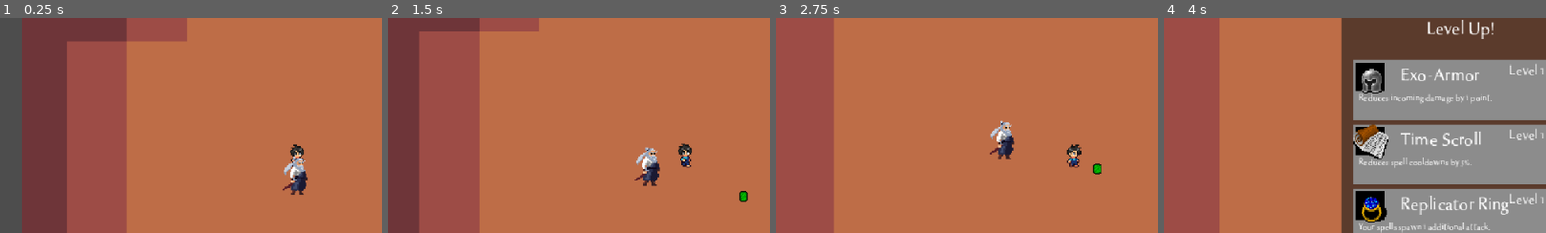
Above: before the commit, frames 1-4 (left to right).
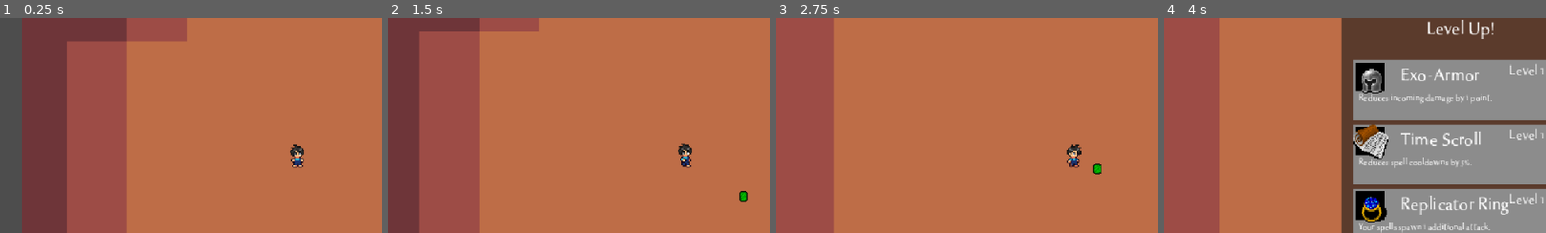
Above: after the commit, the same moments.

Repository: DavidRiusB/HeroCitySiege
Game: Godot game, scene res://world/world.tscn
The game is run twice, just before and just after one commit, with the same random seed, the same clock (stepped at 60 frames per second) and the same inputs. Sound files missing from this copy of the repository are replaced by a short silence.
Inputs (mouse positions are % of the whole screen's width and height, from its top left):
- Up to frame 1 (0.25 s): no input
- Up to frame 2 (1.5 s): move the mouse to (72, 45) at 0.52 s; press the mouse at (72, 45) at 0.53 s; hold D (right) 0.53-1.28 s; move the mouse to (30, 55) at 1.27 s; release the mouse at (30, 55) at 1.28 s; hold S (down) from 1.28 s (still down); click (30, 55) at 1.35 s
- Up to frame 3 (2.75 s): move the mouse to (60, 28) at 2.02 s; release S (down) at 2.03 s; press the mouse at (60, 28) at 2.03 s; hold D (right) from 2.03 s (still down)
- Up to frame 4 (4 s): move the mouse to (45, 70) at 2.77 s; release D (right) at 2.78 s; release the mouse at (45, 70) at 2.78 s; hold W (up) 2.78-3.53 s; click (45, 70) at 2.85 s; tap Enter at 3.5 s; move the mouse to (80, 65) at 3.52 s; press the mouse at (80, 65) at 3.53 s; hold A (left) from 3.53 s (still down)
The pictures show only the part of the screen within x 11-61%, y 18-68%; the shares and areas given below are measured in that part.

The runs differ from the first frame. In frame 1, 0.7% of the frame differs, in the area x 74-81%, y 64-83%; in frame 2, 0.7%, in the area x 64-72%, y 60-79%; in frame 3, 0.7%; in frame 4, nothing differs.

Commit message:
Sidekick manager
Add manager set up upgrades adn instantiation
fix bug in upgrade manager so uniques upgreas are stored and manager keep tracks correctly of updates

Diff:
--- a/Utility/item_option.gd
+++ b/Utility/item_option.gd
@@ -4,6 +4,7 @@
 
 # Default fallback item if nothing is passed
 const DEFAULT_UPGRADE = {
+	"upgrade" :	{
 	"icon": preload("res://assets/items/Upgrades/chunk.png"),
 	"display_name": "MedPAd",
 	"details": "Restores 20 health.",
@@ -11,8 +12,10 @@
 	"prerequisite": [],
 	"type": "item"
 }
+	}
 
-var upgrade: Dictionary = {}  # Always treat it as a Dictionary
+
+var upgrade = {}  # Always treat it as a Dictionary
 
 @onready var hub = get_tree().get_first_node_in_group("hub")
 @onready var icon = $ColorRect/Icon
@@ -25,6 +28,7 @@
 func _ready() -> void:
 	connect("selected_upgrade", Callable(hub, "upgrade_character"))
 	update_card_info(upgrade)
+	print("in card", upgrade)
 
 func _input(event):
 	if event.is_action_pressed("click") and mouse_over:
@@ -37,11 +41,14 @@
 	mouse_over = false
 
 func update_card_info(upgrade_data: Dictionary) -> void:
-	upgrade = DEFAULT_UPGRADE if upgrade_data.is_empty() else upgrade_data
+	if upgrade_data.is_empty():
+		upgrade_data = DEFAULT_UPGRADE
+
+
 
 
 	# Update visuals
-	icon.texture = load(upgrade["icon"]) if typeof(upgrade["icon"]) == TYPE_STRING else upgrade["icon"]
-	lbl_name.text = upgrade["display_name"]
-	lbl_description.text = upgrade["details"]
-	lbl_level.text = "Level %d" % upgrade["level"]
+	icon.texture = load(upgrade_data["upgrade"]["icon"]) if typeof(upgrade_data["upgrade"]["icon"]) == TYPE_STRING else upgrade_data["upgrade"]["icon"]
+	lbl_name.text = upgrade_data["upgrade"]["display_name"]
+	lbl_description.text = upgrade_data["upgrade"]["details"]
+	lbl_level.text = "Level %d" % upgrade_data["upgrade"]["level"]
--- a/data/sidekicks/sidekick_dev_upgrades.gd
+++ b/data/sidekicks/sidekick_dev_upgrades.gd
@@ -4,6 +4,8 @@
 
 const SIDEKICK_UPGRADES = {
 	"sidekick_dev1": {
+		"name": "sidekick_dev",
+		"path":"res://scenes/sidekick/sidekick_dev.tscn",
 		"icon": ICON,
 		"display_name": "Sidekick Strike I",
 		"details": "The samurai dashes and slices through enemies.",
@@ -12,6 +14,7 @@
 		"type": "sidekick"
 	},
 	"sidekick_dev2": {
+		"name": "sidekick_dev",
 		"icon": ICON,
 		"display_name": "Sidekick Strike II",
 		"details": "The samurai dashes and slices enemies twice in quick succession.",
--- /dev/null
+++ b/managers/SidekickManager.gd
@@ -0,0 +1,44 @@
+extends Node
+
+var active_sidekicks = {}
+
+func sidekick_upgrade(upgrade):
+	if upgrade["level"] > 1:
+		var sidekick = active_sidekicks[upgrade["name"]]
+		sidekick["node"].level = upgrade["level"]
+		sidekick["node"].set_stats()
+
+
+	else:
+		new_sidekick(upgrade)
+
+
+func new_sidekick(upgrade):
+
+	var packed_scene = load(upgrade["path"])
+
+	if packed_scene and packed_scene is PackedScene:
+		var new_sidekick = packed_scene.instantiate()
+
+
+		active_sidekicks[upgrade["name"]] = {
+			"name": upgrade["name"],
+			"node": new_sidekick
+		}
+
+		var world = get_tree().get_first_node_in_group("world")
+
+		world.add_child(new_sidekick)
+		new_sidekick.global_position = get_initial_position()
+	else:
+		push_error("Could not load or instantiate sidekick from: " + upgrade["path"])
+		return null
+
+
+func get_initial_position() -> Vector2:
+	var player = get_tree().get_first_node_in_group("player")
+	if player:
+		var angle = randf() * TAU  # Random angle in radians
+		var offset = Vector2(cos(angle), sin(angle)) * 100
+		return player.global_position + offset
+	return Vector2.ZERO
--- a/managers/UpgradeManager.gd
+++ b/managers/UpgradeManager.gd
@@ -5,16 +5,16 @@
 var hero = null
 var upgrades = preload("res://data/general/general_upgrades.gd")
 
-var collected_upgrades = []
-var all_upgrades = {} # ← Unified dictionary
-var upgrades_pool = [] # ← Just the keys, for random selection
+var collected_upgrades = {}  # Dictionary to store collected upgrades
+var all_upgrades = {}  # Unified dictionary
+var upgrades_pool = []  # Just the keys, for random selection
 
 func _ready() -> void:
 	load_sidekicks()
 	merge_all_upgrades()
 	# Example preview
-	print(get_random_upgrades(3))
-
+	var selected_upgrades = get_random_upgrades(3)
+	print("Selected upgrades:", selected_upgrades)
 
 func load_sidekicks():
 	var dir = DirAccess.open("res://data/sidekicks/")
@@ -38,30 +38,27 @@
 	all_upgrades.merge(sidekick)
 	upgrades_pool = all_upgrades.keys()
 
-
 func get_random_upgrades(count: int = 3) -> Array:
 	var valid_keys = []
 
 	for key in upgrades_pool:
 		# Skip if already collected
-		if collected_upgrades.has(key):
+		if key in collected_upgrades:
 			continue
 
 		var upgrade = all_upgrades.get(key, null)
 		if upgrade == null:
 			continue
 
-
 		# Check for prerequisites
 		if "prerequisite" in upgrade and upgrade["prerequisite"].size() > 0:
 			var all_met = true
 			for prereq in upgrade["prerequisite"]:
-				if !collected_upgrades.has(prereq):
+				if prereq not in collected_upgrades:
 					all_met = false
 					break
 			if !all_met:
 				continue
-
 
 		# Passed all checks, add to valid keys
 		valid_keys.append(key)
@@ -70,13 +67,24 @@
 
 	var selected_upgrades = []
 	for i in range(min(count, valid_keys.size())):
-		selected_upgrades.append(all_upgrades[valid_keys[i]])
+		var key = valid_keys[i]
+		var upgrade = all_upgrades[key]
+		selected_upgrades.append({
+			"key": key,
+			"upgrade": upgrade
+		})
 
+	print("Selected upgrade keys and upgrades:", selected_upgrades)
 	return selected_upgrades
 
-func apply_upgrade(upgrade: Dictionary) -> void:
-	if !collected_upgrades.has(upgrade):
-		collected_upgrades.append(upgrade)
+func apply_upgrade(upgrade_key: String) -> void:
+	var upgrade = all_upgrades.get(upgrade_key, null)
+	if upgrade == null:
+		print("Invalid upgrade key:", upgrade_key)
+		return
+
+	if upgrade_key not in collected_upgrades:
+		collected_upgrades[upgrade_key] = upgrade
 
 	if upgrade.type == "upgrade":
 		var target = upgrade.get("target", null)
@@ -85,3 +93,7 @@
 		if target != null:
 			# Make sure the stat exists and safely update it
 			StatsManager.update(target, amount)
+	elif upgrade.type == "sidekick":
+		SidekickManager.sidekick_upgrade(upgrade)
+
+	print("Collected upgrades:", collected_upgrades)
--- a/project.godot
+++ b/project.godot
@@ -19,6 +19,7 @@
 GameManager="*res://managers/GameManager.gd"
 UpgradeManager="*res://managers/UpgradeManager.gd"
 StatsManager="*res://managers/StatsManager.gd"
+SidekickManager="*res://managers/SidekickManager.gd"
 
 [display]
 
--- a/scenes/sidekick/sidekick_dev.gd
+++ b/scenes/sidekick/sidekick_dev.gd
@@ -18,9 +18,9 @@
 
 # ==== Base Combat Stats ====
 var fire_rate = 4.0
-var damage = 10
+var damage = 0
 var knockback_amount = 100
-var paths = 3 # Number of simultaneous targets to attack
+var paths = 0 # Number of simultaneous targets to attack
 var attack_size = 1.0
 var attack_speed = 200.0
 
@@ -36,10 +36,11 @@
 	player = get_tree().get_first_node_in_group("player")
 	ability_timer.wait_time = fire_rate
 	animator.play("Idle")
+	set_stats()
 
 
 func update_javelin():
-	damage = 10
+	damage
 
 func _process(delta: float) -> void:
 	if not player:
@@ -130,3 +131,18 @@
 	else:
 		collision.call_deferred("set", "disabled", true)
 		animator.play("Run")
+
+func set_stats() -> void:
+	match level:
+		1:
+			damage = 5
+			paths = 1
+		2:
+			damage = 10
+			paths = 2
+		3:
+			damage = 15
+			paths = 3
+		_:
+			damage = 5
+			paths = 1
--- a/ui/hud.gd
+++ b/ui/hud.gd
@@ -49,8 +49,9 @@
 
 	get_tree().paused = true
 
-func upgrade_character(upgrade):
-	UpgradeManager.apply_upgrade(upgrade)
+func upgrade_character(selected_upgrade: Dictionary):
+	var upgrade_key = selected_upgrade["key"]
+	UpgradeManager.apply_upgrade(upgrade_key)
 	var options_children = upgrade_options.get_children()
 	for i in options_children:
 		i.queue_free()
--- a/world/world.tscn
+++ b/world/world.tscn
@@ -1,13 +1,12 @@
-[gd_scene load_steps=7 format=3 uid="uid://b4jybn3m6j67o"]
+[gd_scene load_steps=6 format=3 uid="uid://b4jybn3m6j67o"]
 
 [ext_resource type="Texture2D" uid="uid://c3laqnta1pgy5" path="res://assets/environments/Spring Tile.png" id="1_tcf2h"]
 [ext_resource type="PackedScene" uid="uid://u5d3ubsipudv" path="res://scenes/player/player.tscn" id="2_4717r"]
 [ext_resource type="PackedScene" uid="uid://tvc1ralorpit" path="res://enemy_spawner.tscn" id="3_4717r"]
 [ext_resource type="PackedScene" uid="uid://dwxdfipf11kve" path="res://objects/experiance_gem.tscn" id="4_h5o24"]
 [ext_resource type="PackedScene" uid="uid://be0mh4lb0454p" path="res://ui/hud.tscn" id="5_mmdvd"]
-[ext_resource type="PackedScene" uid="uid://bpaithkkkj7ab" path="res://scenes/sidekick/sidekick_dev.tscn" id="6_fn3g3"]
 
-[node name="World" type="Node2D"]
+[node name="World" type="Node2D" groups=["world"]]
 
 [node name="Background" type="Sprite2D" parent="."]
 texture_filter = 1
@@ -39,5 +38,3 @@
 [node name="Hud" parent="." instance=ExtResource("5_mmdvd")]
 offset_left = -16.0
 offset_right = -16.0
-
-[node name="Sidekick_dev" parent="." instance=ExtResource("6_fn3g3")]
Not shown, added: managers/SidekickManager.gd.uid
